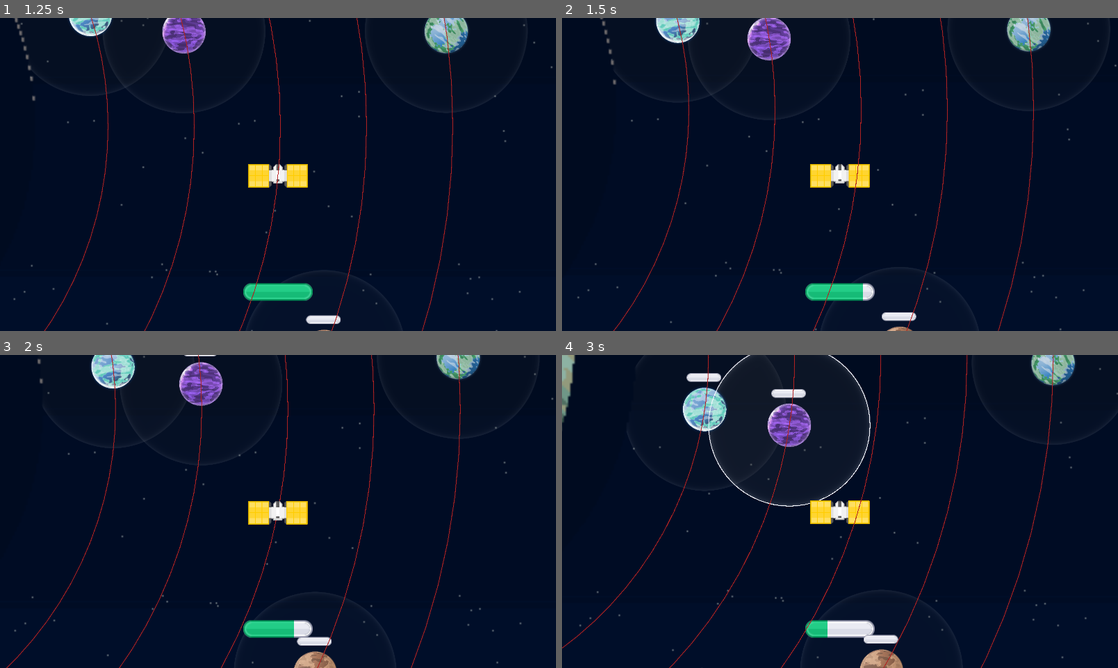
Above: before the commit, frames 1-4 (two rows, left to right).
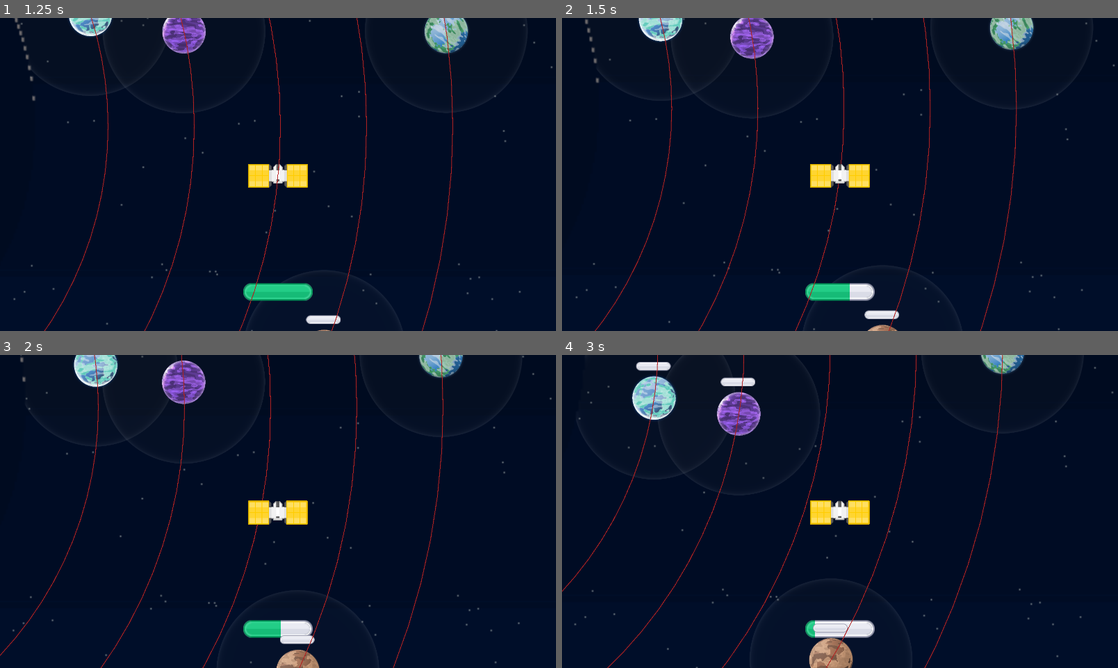
Above: after the commit, the same moments.

Repository: ThreeChooseOne/loopiter
Game: Godot game, scene res://root_scene.tscn
Two runs of this game, one before a commit and one after it. Both use one fixed random seed, a clock stepped at 60 frames per second and the inputs below.
Inputs:
- Up to frame 1 (1.25 s): click "Start" at 0.5 s
- Up to frame 2 (1.5 s): tap Enter at 1.25 s; hold D from 1.28 s (still down); tap I at 1.35 s
- Up to frame 3 (2 s): keep holding D; tap O at 1.55 s
- Up to frame 4 (3 s): release D at 2.03 s; hold Down 2.03-2.78 s; tap O at 2.1 s; tap I at 2.3, 2.85 s; hold D from 2.78 s (still down)

Frame 1 is identical in both runs. In frame 2, 5.3% of the frame differs, in the area x 2-100%, y 0-100%; in frame 3, 5.6%; in frame 4, 9.3%, in the area x 0-100%, y 0-100%.

Commit message:
Habitable Moon System: Online 🌚

Diff:
--- a/core/orbiting_body.gd
+++ b/core/orbiting_body.gd
@@ -5,6 +5,8 @@
 signal area_collided(area)
 signal research_area_entered(body)
 signal research_area_exited(body)
+signal research_completed(moon: OrbitingBody)
+signal player_crashed
 
 @export var speed: int = 100
 @export var MAX_SPEED: int = 300
@@ -12,7 +14,8 @@
 
 @export var planet_size: Vector2 = Vector2(75.0, 75.0)
 @export var research_range_multiplier: float = 3.0  # How much bigger research area is
-
+var is_research_complete: bool = false
+var is_habitable: bool = false
 
 # TODO: repeated code, move both copies somewhere else
 var planets = [
@@ -140,20 +143,25 @@
 
 # Direct collision event handlers
 func _on_body_entered(body):
-	print("Planet collision with body: ", body.name)
+	print("Moon collision with body: ", body.name)
 	body_collided.emit(body)
 
 func _on_body_exited(body):
-	print("Planet stopped colliding with body: ", body.name)
+	print("Moon stopped colliding with body: ", body.name)
 
 func _on_area_entered(area):
-	print("Planet collision with area: ", area.name)
+	print("Moon collision with area: ", area.name)
 	area_collided.emit(area)
 
 	# Check if it's another OrbitingBody
 	var other_orbiting_body = area.get_parent()
 	if other_orbiting_body is OrbitingBody:
-		handle_planet_collision(other_orbiting_body)
+		# Check if it's the player crashing into this moon
+		if other_orbiting_body.name == "Player":
+			print("Player crashed into moon!")
+			player_crashed.emit()
+		else:
+			handle_satellite_moon_collision(other_orbiting_body)
 
 func _on_area_exited(area):
 	print("Planet stopped colliding with area: ", area.name)
@@ -205,14 +213,27 @@
 		# Check if research is complete
 		if research.value >= research.max_value:
 			print("Research complete for this moon!")
-			stop_research_collection()
+			complete_research()
 		else:
 			# Continue collecting if player still in range
 			research_timer.start()
 
-# TODO: Might just remove this? I don't think we need it
-func handle_planet_collision(other_planet: OrbitingBody):
-	print("Two planets collided!")
+func complete_research():
+	if not is_research_complete:
+		is_research_complete = true
+		stop_research_collection()
+		research_completed.emit(self)  # Emit the signal
+		print("Moon ", name, " research completed - signal emitted")
+
+func make_habitable():
+	is_habitable = true
+	print("Moon ", name, " is now marked as HABITABLE!")
+
+	if planet_sprite:
+		planet_sprite.modulate = Color.GREEN
+
+func handle_satellite_moon_collision(other_planet: OrbitingBody):
+	print("Collided with moon!")
 
 func _on_up_pressed():
 	speed += 20
--- a/main.gd
+++ b/main.gd
@@ -9,11 +9,17 @@
 
 # Store speed for each orbit that has moons
 var orbit_speeds: Dictionary = {}
+
+# Habitable Moon System
+var completed_research_count: int = 0
+var habitable_moon_found: bool = false
+var habitable_moon: OrbitingBody = null
 
 # Input signals
 signal up_key_pressed
 signal down_key_pressed
 signal game_over_timeout
+signal habitable_moon_discovered(moon: OrbitingBody)
 
 @onready var camera = %PlayerCamera
 @onready var fuel = %Fuel
@@ -34,6 +40,11 @@
 const MIN_MOON_DISTANCE = 0.15 # Minimum distance between moons (as fraction of orbit)
 const POSITION_RANDOMNESS = 0.08  # How much to randomly offset from even spacing
 const MIN_DISTANCE_FROM_PLAYER = 0.25  # Keep moons at least 25% away from player on orbit 10
+
+# Habitable Moon settings
+const TOTAL_MOONS = 15
+
+const HABITABLE_CHANCE_PER_COMPLETION = 100.0 / TOTAL_MOONS  # 6.67% per completion
 
 func _ready() -> void:
 	# Add 21 orbits
@@ -75,6 +86,11 @@
 
 	up_key_pressed.connect(player._on_up_pressed)
 	down_key_pressed.connect(player._on_down_pressed)
+
+	# Connect to habitable moon discovery
+	habitable_moon_discovered.connect(_on_habitable_moon_discovered)
+
+	print("Habitable Moon System initialized - ", TOTAL_MOONS, " moons, ", "%.1f" % HABITABLE_CHANCE_PER_COMPLETION, "% chance per completion")
 
 func setup_gameover_view() -> void:
 	%Panel.visible = true
@@ -209,11 +225,47 @@
 
 	# Connect collision signals
 	moon.body_collided.connect(_on_moon_collision)
+	moon.player_crashed.connect(setup_gameover_view)
+
 	moon.research_area_entered.connect(_on_moon_research_entered)
 	moon.research_area_exited.connect(_on_moon_research_exited)
+	moon.research_completed.connect(_on_moon_research_completed)
 
 	return moon
 
+
+# Habitable Moon System
+func _on_moon_research_completed(moon: OrbitingBody):
+	completed_research_count += 1
+	print("Research completed on ", moon.name, " (", completed_research_count, "/", TOTAL_MOONS, ")")
+
+	# Don't check for habitability if we already found one
+	if habitable_moon_found:
+		return
+
+	# Calculate current probability
+	var current_probability = completed_research_count * HABITABLE_CHANCE_PER_COMPLETION
+	current_probability = min(current_probability, 100.0)  # Cap at 100%
+
+	print("Checking habitability - ", "%.1f" % current_probability, "% chance")
+
+	# Roll for habitability
+	var roll = randf() * 100.0
+	if roll <= current_probability:
+		# This moon is habitable!
+		moon.make_habitable()
+		habitable_moon_found = true
+		habitable_moon = moon
+		habitable_moon_discovered.emit(moon)
+		print("🎉 HABITABLE MOON DISCOVERED! ", moon.name, " is habitable!")
+	else:
+		print("Moon ", moon.name, " is not habitable (rolled ", "%.1f" % roll, ")")
+
+func _on_habitable_moon_discovered(moon: OrbitingBody):
+	print("GAME WON! Player discovered habitable moon: ", moon.name)
+	# Add win condition logic here
+	# setup_win_view() or similar
+	setup_gameover_view()
 
 # Collision event handlers
 func _on_moon_collision(body):
@@ -277,49 +329,18 @@
 func _input(event: InputEvent) -> void:
 	if event is InputEventKey and event.pressed:
 		match event.keycode:
-			KEY_UP:
+			KEY_UP, KEY_W:
 				up_key_pressed.emit()
-			KEY_DOWN:
+			KEY_DOWN, KEY_S:
 				down_key_pressed.emit()
-			KEY_I:
+			KEY_I, KEY_A:
 				move_player_inner_orbit()
-			KEY_O:
+			KEY_O, KEY_D:
 				move_player_outer_orbit()
 			KEY_V:
 				$DebugCanvas.toggle_viz()
 
 
-# Helper functions for debugging/management
-func get_moons_in_orbit(orbit_index: int) -> Array[OrbitingBody]:
-	# Get all moons in a specific orbit
-	var moons_in_orbit: Array[OrbitingBody] = []
-	if orbit_index < orbits.size():
-		for child in orbits[orbit_index].get_children():
-			if child is OrbitingBody and child != player:
-				moons_in_orbit.append(child)
-	return moons_in_orbit
-
-func get_total_moon_count() -> int:
-	# Get total number of moons in the game
-	return all_moons.size()
-
-func get_completed_research_count() -> int:
-	# Get number of moons with completed research
-	var completed = 0
-	for moon in all_moons:
-		if moon.research.value >= moon.research.max_value:
-			completed += 1
-	return completed
-
-func is_orbit_with_moons(orbit_index: int) -> bool:
-	# Check if an orbit has moons
-	return orbit_index in moon_orbit_indices
-
-func get_orbit_speed(orbit_index: int) -> int:
-	# Get the speed for a specific orbit
-	return orbit_speeds.get(orbit_index, 0)  # Default to 0 if not found
-
-
 func _on_game_over_timer_timeout() -> void:
 	setup_gameover_view()
 	# game_over_timeout.emit()
